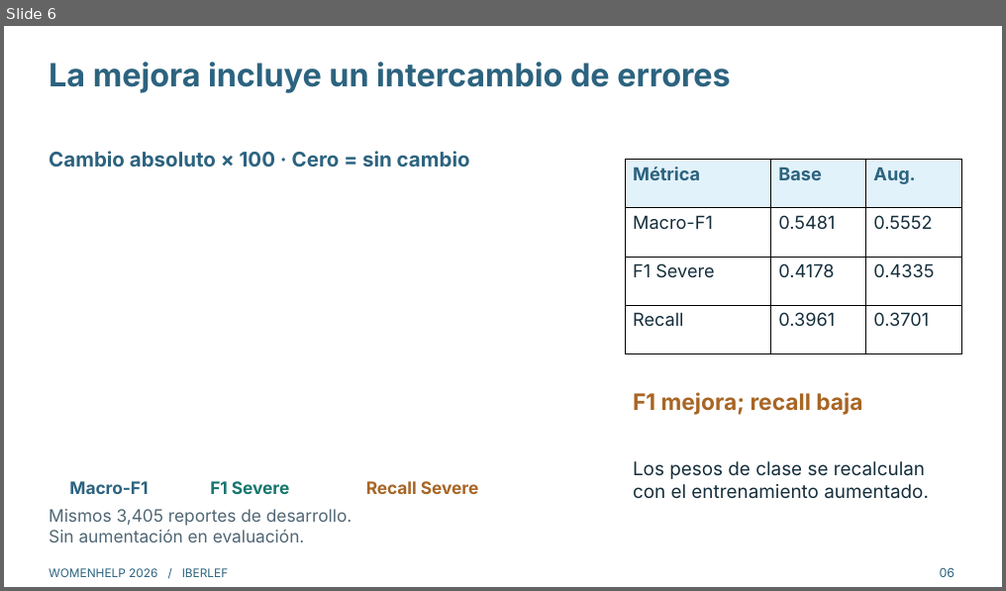
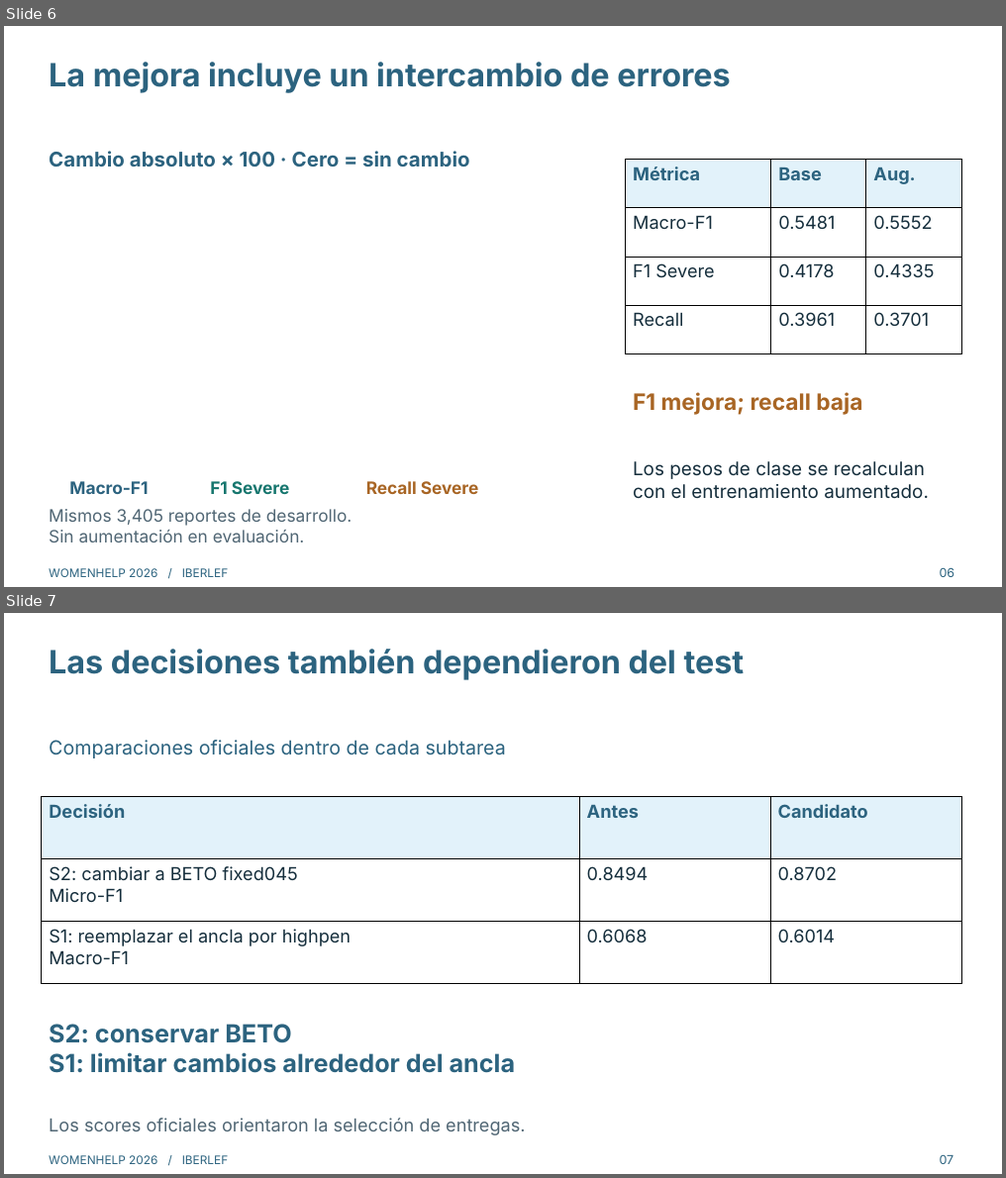
Before and after one commit to mariron42/clasificador_violencia, a slide deck: presentation/WomenHelp_charla_es.pptx. Shown one above the other, each under a label of ours: slide 6 before the commit, slides 6 and 7 after it. The pictures are 1006x591 and 1006x1178 pixels, drawn with LibreOffice and Linux fonts; fonts in the diff are those of the drawing. Boxes give left, top, right and bottom in pixels: in the first picture for what was removed or moved away, otherwise in the second. Text is boxed around its words. In the diff, an @@ line names an element or a change of style, - is before the commit and + after.

```diff
--- a/presentation/WomenHelp_charla_es.pptx
+++ b/presentation/WomenHelp_charla_es.pptx
@@ slide 7 added at (x1=4, y1=613, x2=1002, y2=1174), background #FFFFFF @@
@@ text added at (x1=49, y1=649, x2=745, y2=680), 30.8 pt, text #2C637F, bold @@
+Las decisiones también dependieron del test
@@ text added at (x1=49, y1=740, x2=506, y2=759), 18.8 pt, text #2C637F @@
+Comparaciones oficiales dentro de cada subtarea
@@ table added at (x1=42, y1=797, x2=961, y2=984), 3 rows, 3 columns @@
+Decisión | Antes | Candidato
+S2: cambiar a BETO fixed045 / Micro-F1 | 0.8494 | 0.8702
+S1: reemplazar el ancla por highpen / Macro-F1 | 0.6068 | 0.6014
@@ text added at (x1=49, y1=1024, x2=516, y2=1073), 24 pt, text #2C637F, bold @@
+S2: conservar BETO
+S1: limitar cambios alrededor del ancla
@@ text added at (x1=49, y1=1118, x2=525, y2=1136), 17.2 pt, text #506674 @@
+Los scores oficiales orientaron la selección de entregas.
@@ text added at (x1=49, y1=1156, x2=229, y2=1164), 11.2 pt, text #2C637F @@
+WOMENHELP 2026 / IBERLEF
@@ text added at (x1=940, y1=1155, x2=954, y2=1164), 12 pt, text #2C637F @@
+07
```
Also in this commit, not shown: 1 slide changed, 1 other slide added, 1 slide removed, 12 other files.
